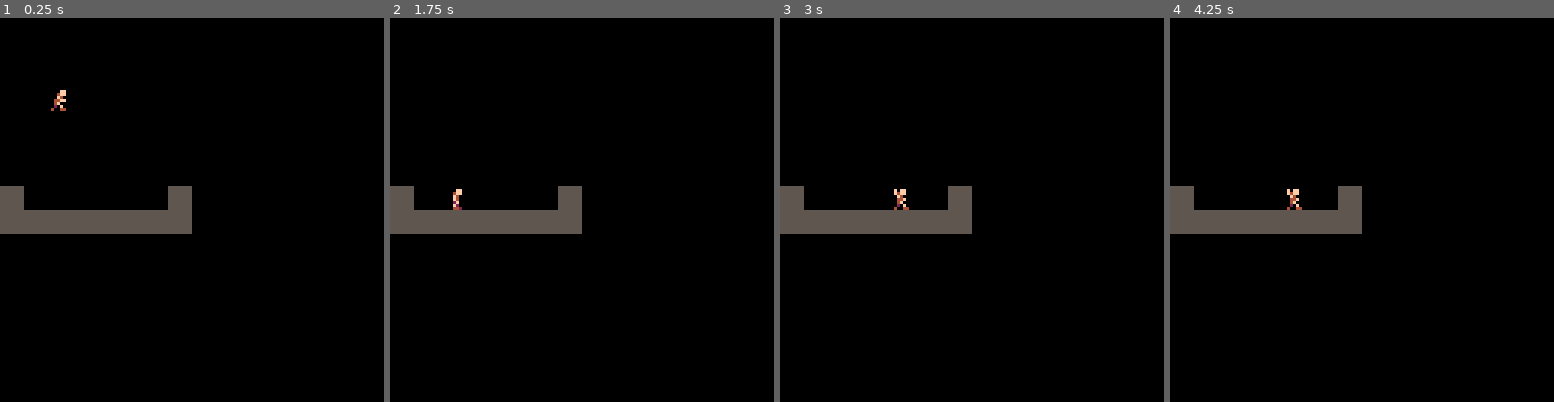
Above: before the commit, frames 1-4 (left to right).
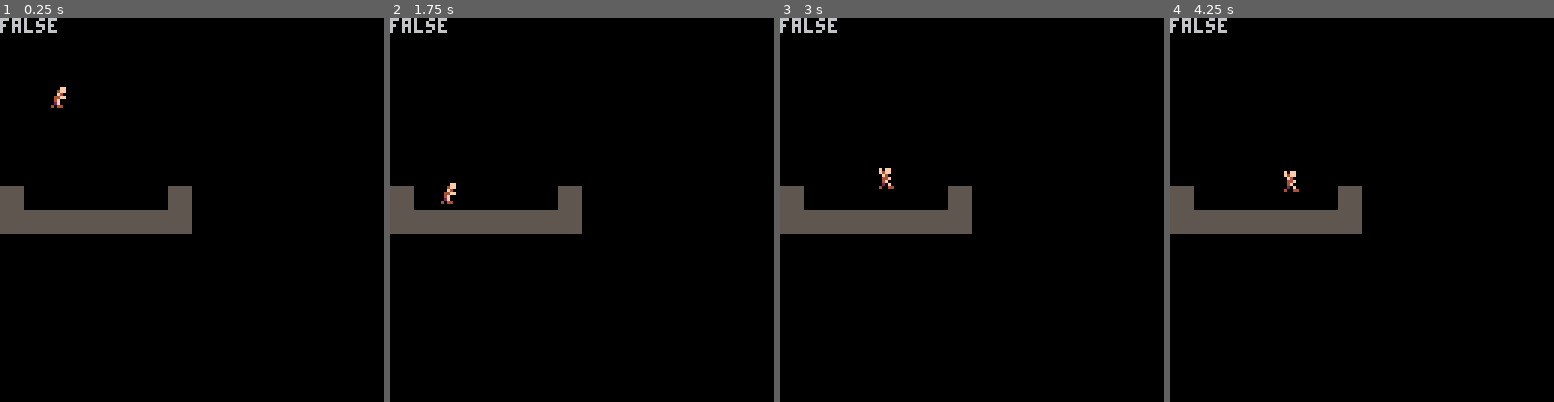
Above: after the commit, the same moments.

Repository: AddisonMink/fortrebosque
Game: PICO-8 cartridge main.p8
Same seed, same stepped clock (60 frames per second), same inputs: the game is played once before the commit and once after it.
Inputs:
- Up to frame 1 (0.25 s): no input
- Up to frame 2 (1.75 s): tap X (X key) at 0.33, 1.07 s; tap O (Z key) at 0.7, 1.7 s; hold Right from 1.6 s (still down)
- Up to frame 3 (3 s): tap X (X key) at 1.85, 2.97 s; release Right at 2.1 s; tap O (Z key) at 2.1, 2.5, 2.9 s; hold Right from 2.47 s (still down)
- Up to frame 4 (4.25 s): release Right at 3.03 s; hold Left 3.08-3.58 s; tap O (Z key) at 3.3, 3.7, 4.1 s; hold Right from 4.02 s (still down); tap X (X key) at 4.08 s

The runs differ from the first frame. In frame 1, 0.4% of the frame differs, in the area x 0-18%, y 0-25%; in frame 2, 0.5%; in frame 3, 0.5%, in the area x 0-34%, y 0-50%; in frame 4, 0.5%.

Commit message:
refactor player controller.

Diff:
--- a/main.p8
+++ b/main.p8
@@ -3,16 +3,9 @@
 __lua__
 #include system.lua
 #include behavior.lua
-
-function draw_anim(a,body)
-	local n, i, s, f
-	n = #a.frames
-	i = time() * a.fps
-	i = flr(i) % n + 1
-	s = a.frames[i]
-	f = body.facing < 0
-	spr(s,body.x,body.y,1,1,f)
-end
+#include player.lua
+
+
 
 function bone_new(x,y,dx)
 	return {
@@ -97,38 +90,7 @@
 	end
 }
 
-player = {
-	body = body_new(16,16,0,0,1,true),
-	anim = {frames = {16}, fps = 1},
-	idle_anim = {frames = {16}, fps = 1},
-	walk_anim = {frames = {16,17,18,17},fps = 4},
-	windup_anim = {frames = {20}, fps = 1},
-	attack_anim = {frames = {21}, fps = 1},
-	update = state_machine_behavior_new("walk", {
-		walk = function(me)
-			if btnp(5) then
-				me.body.vel_x = 0
-				me.anim = me.windup_anim
-				return "attack_windup"
-			else
-				local dx = btn(0) and -1 or btn(1) and 1 or 0
-				me.body.vel_x = dx
-				me.anim = dx == 0 and me.idle_anim or me.walk_anim
-				me.body.facing = dx ~= 0 and dx or me.body.facing
-			end
-		end,
-		attack_windup = timed_behavior_new(0.25, function(me, entities)
-			me.anim = me.attack_anim
-			return "attack"
-		end),
-		attack = timed_behavior_new(0.25, function(me, entities)
-			return "walk"
-		end),
-	}),
-	draw = function(me)
-		draw_anim(me.anim,me.body)
-	end
-}
+
 
 entities = { player }
 
@@ -158,6 +120,7 @@
 	 	e.draw(e)
 	 end
 	end
+	print(player.body.grounded)
 end
 -->8
 
--- /dev/null
+++ b/player.lua
@@ -0,0 +1,116 @@
+function timer_new(dur)
+    local t = 0
+    return function()
+        if t < dur then
+            t += 1 / 30
+        else
+            return true
+        end
+    end
+end
+
+function player_behavior_new()
+    -- constants
+    local idle_anim = { frames = { 16 }, fps = 1 }
+    local walk_anim = { frames = { 16, 17, 18, 17 }, fps = 4 }
+    local windup_anim = { frames = { 20 }, fps = 1 }
+    local attack_anim = { frames = { 21 }, fps = 1 }
+    local jump_anim = { frames = { 19 }, fps = 1 }
+    local jump_vel = -2.1
+    local attack_windup_dur = 0.25
+    local attack_dur = 0.25
+
+    -- state
+    local state = "idle"
+    local timer = nil
+
+    local state_map = {
+        idle = function(me, entities)
+            me.body.vel_x = 0
+
+            if not me.body.grounded then
+                me.anim = jump_anim
+                return "jump"
+            elseif btnp(4) then
+                me.body.vel_y = jump_vel
+                me.anim = jump_anim
+                return "jump"
+            elseif btnp(5) then
+                me.anim = windup_anim
+                timer = timer_new(attack_windup_dur)
+                return "attack_windup"
+            elseif btn(0) or btn(1) then
+                local dx = btn(0) and -1 or 1
+                me.body.vel_x = dx
+                me.anim = walk_anim
+                me.body.facing = dx
+                return "walk"
+            end
+        end,
+        walk = function(me, entities)
+            if not me.body.grounded then
+                me.body.vel_x = 0
+                me.anim = jump_anim
+                return "jump"
+            elseif btnp(4) then
+                me.body.vel_y = jump_vel
+                me.anim = jump_anim
+                return "jump"
+            elseif btnp(5) then
+                me.anim = windup_anim
+                timer = timer_new(0.25)
+                return "attack_windup"
+            elseif not (btn(0) or btn(1)) then
+                me.body.vel_x = 0
+                me.anim = idle_anim
+                return "idle"
+            else
+                local dx = btn(0) and -1 or 1
+                me.body.vel_x = dx
+                me.anim = walk_anim
+                me.body.facing = dx
+            end
+        end,
+        attack_windup = function(me, entities)
+            if me.body.grounded then me.body.vel_x = 0 end
+
+            if timer() then
+                me.anim = attack_anim
+                timer = timer_new(attack_dur)
+                return "attack"
+            end
+        end,
+        attack = function(me, entities)
+            if me.body.grounded then me.body.vel_x = 0 end
+
+            if timer() then
+                me.anim = idle_anim
+                return "idle"
+            end
+        end,
+        jump = function(me, entities)
+            if me.body.grounded then
+                me.anim = idle_anim
+                return "idle"
+            elseif btnp(5) then
+                me.anim = windup_anim
+                timer = timer_new(attack_windup_dur)
+                return "attack_windup"
+            elseif btn(0) or btn(1) then
+                local dx = btn(0) and -1 or 1
+                me.body.facing = dx
+            end
+        end
+    }
+
+    return state_machine_behavior_new("idle", state_map)
+end
+
+player = {
+    body = body_new(16, 16, 0, 0, 1, true),
+    anim = { frames = { 16 }, fps = 1 },
+    update = player_behavior_new(),
+    draw = function(me)
+        draw_anim(me.anim, me.body)
+    end
+}
--- a/system.lua
+++ b/system.lua
@@ -99,5 +99,19 @@
 
     _move_body_x(body)
     _move_body_y(body)
+
+    body.grounded = body.solid and body_would_collide_y(body, body.y + 8)
 end
 -- #endregion
+
+-- #animation
+function draw_anim(a,body)
+	local n, i, s, f
+	n = #a.frames
+	i = time() * a.fps
+	i = flr(i) % n + 1
+	s = a.frames[i]
+	f = body.facing < 0
+	spr(s,body.x,body.y,1,1,f)
+end
+-- #endregion
